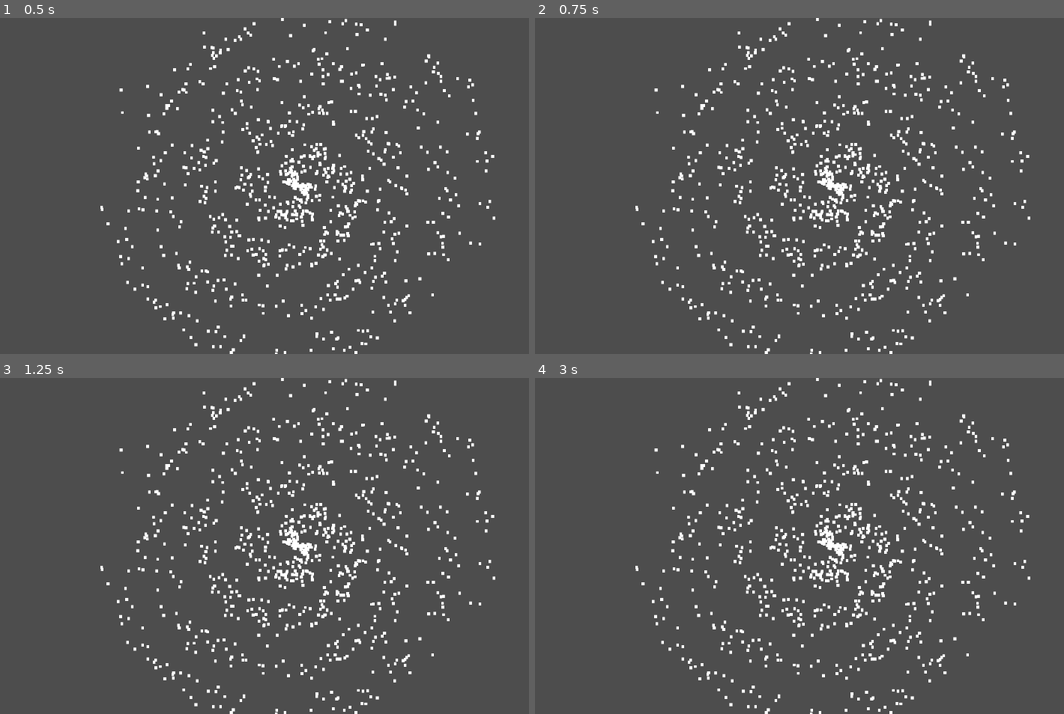
Above: before the commit, frames 1-4 (two rows, left to right).
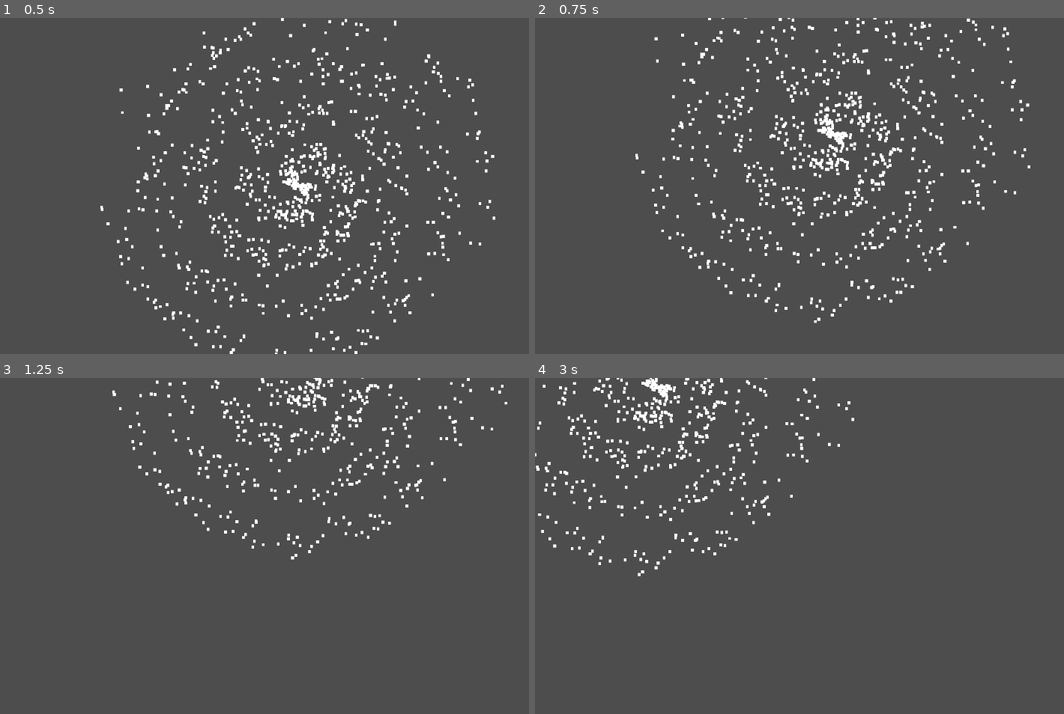
Above: after the commit, the same moments.

Repository: indifferenteye/hegswarm
Game: Godot game, scene res://scenes/galaxy.tscn
Same seed, same stepped clock (60 frames per second), same inputs: the game is played once before the commit and once after it.
Inputs (mouse positions are in pixels of both pictures, inside the frame that each line leads up to):
- Up to frame 1 (0.5 s): no input
- Up to frame 2 (0.75 s): tap Enter at 0.5 s; move the mouse to (963, 169) at 0.52 s; hold S (camera_move_down, bound only after the commit) from 0.53 s (still down); click (963, 169) at 0.67 s
- Up to frame 3 (1.25 s): keep holding S (camera_move_down, bound only after the commit); tap A (camera_move_left, bound only after the commit) at 0.8 s
- Up to frame 4 (3 s): move the mouse to (714, 562) at 1.27 s; release S (camera_move_down, bound only after the commit) at 1.28 s; tap A (camera_move_left, bound only after the commit) at 1.35 s; click (714, 562) at 1.42 s; tap D (camera_move_right, bound only after the commit) at 1.55 s; tap Space at 2 s; move the mouse to (894, 472) at 2.02 s; hold D (camera_move_right, bound only after the commit) 2.03-2.78 s; click (894, 472) at 2.17 s; tap W (camera_move_up, bound only after the commit) at 2.3, 2.85 s; move the mouse to (804, 613) at 2.77 s; click (804, 613) at 2.92 s

Frame 1 is identical in both runs. In frame 2, 8.2% of the frame differs, in the area x 18-94%, y 0-100%; in frame 3, 6.6%; in frame 4, 6.9%.

Commit message:
inspector changes

Diff:
--- a/project.godot
+++ b/project.godot
@@ -16,9 +16,52 @@
 config/icon="res://icon.svg"
 
 [input]
-camera_move_up={"deadzone":0.5,"events":[{"type":"key","keycode":87}]}
-camera_move_down={"deadzone":0.5,"events":[{"type":"key","keycode":83}]}
-camera_move_left={"deadzone":0.5,"events":[{"type":"key","keycode":65}]}
-camera_move_right={"deadzone":0.5,"events":[{"type":"key","keycode":68}]}
-camera_zoom_in={"deadzone":0.5,"events":[{"type":"key","keycode":81}]}
-camera_zoom_out={"deadzone":0.5,"events":[{"type":"key","keycode":69}]}
+
+camera_move_up={
+"deadzone": 0.5,
+"events": [{
+"keycode": 87,
+"type": "key"
+}, Object(InputEventKey,"resource_local_to_scene":false,"resource_name":"","device":-1,"window_id":0,"alt_pressed":false,"shift_pressed":false,"ctrl_pressed":false,"meta_pressed":false,"pressed":false,"keycode":0,"physical_keycode":87,"key_label":0,"unicode":119,"location":0,"echo":false,"script":null)
+]
+}
+camera_move_down={
+"deadzone": 0.5,
+"events": [{
+"keycode": 83,
+"type": "key"
+}, Object(InputEventKey,"resource_local_to_scene":false,"resource_name":"","device":-1,"window_id":0,"alt_pressed":false,"shift_pressed":false,"ctrl_pressed":false,"meta_pressed":false,"pressed":false,"keycode":0,"physical_keycode":83,"key_label":0,"unicode":115,"location":0,"echo":false,"script":null)
+]
+}
+camera_move_left={
+"deadzone": 0.5,
+"events": [{
+"keycode": 65,
+"type": "key"
+}, Object(InputEventKey,"resource_local_to_scene":false,"resource_name":"","device":-1,"window_id":0,"alt_pressed":false,"shift_pressed":false,"ctrl_pressed":false,"meta_pressed":false,"pressed":false,"keycode":0,"physical_keycode":65,"key_label":0,"unicode":97,"location":0,"echo":false,"script":null)
+]
+}
+camera_move_right={
+"deadzone": 0.5,
+"events": [{
+"keycode": 68,
+"type": "key"
+}, Object(InputEventKey,"resource_local_to_scene":false,"resource_name":"","device":-1,"window_id":0,"alt_pressed":false,"shift_pressed":false,"ctrl_pressed":false,"meta_pressed":false,"pressed":false,"keycode":0,"physical_keycode":68,"key_label":0,"unicode":100,"location":0,"echo":false,"script":null)
+]
+}
+camera_zoom_in={
+"deadzone": 0.5,
+"events": [{
+"keycode": 81,
+"type": "key"
+}, Object(InputEventMouseButton,"resource_local_to_scene":false,"resource_name":"","device":-1,"window_id":0,"alt_pressed":false,"shift_pressed":false,"ctrl_pressed":false,"meta_pressed":false,"button_mask":0,"position":Vector2(0, 0),"global_position":Vector2(0, 0),"factor":1.0,"button_index":4,"canceled":false,"pressed":false,"double_click":false,"script":null)
+]
+}
+camera_zoom_out={
+"deadzone": 0.5,
+"events": [{
+"keycode": 69,
+"type": "key"
+}, Object(InputEventMouseButton,"resource_local_to_scene":false,"resource_name":"","device":-1,"window_id":0,"alt_pressed":false,"shift_pressed":false,"ctrl_pressed":false,"meta_pressed":false,"button_mask":0,"position":Vector2(0, 0),"global_position":Vector2(0, 0),"factor":1.0,"button_index":5,"canceled":false,"pressed":false,"double_click":false,"script":null)
+]
+}
--- a/scenes/galaxy.tscn
+++ b/scenes/galaxy.tscn
@@ -16,5 +16,8 @@
 arm_spread = 0.625
 
 [node name="Camera2D" type="Camera2D" parent="."]
+zoom = Vector2(2.48, 2.48)
 script = ExtResource("3_invlcp")
-zoom = Vector2(2.48, 2.48)
+zoom_speed = 0.23
+max_zoom_in = 0.085
+max_zoom_out = 22.335
--- a/scripts/camera_controller.gd
+++ b/scripts/camera_controller.gd
@@ -10,26 +10,28 @@
 @export var max_zoom_out: float = 4.0
 
 func _process(delta: float) -> void:
-    var direction := Vector2.ZERO
-    if Input.is_action_pressed("camera_move_up"):
-        direction.y -= 1
-    if Input.is_action_pressed("camera_move_down"):
-        direction.y += 1
-    if Input.is_action_pressed("camera_move_left"):
-        direction.x -= 1
-    if Input.is_action_pressed("camera_move_right"):
-        direction.x += 1
-    if direction != Vector2.ZERO:
-        position += direction.normalized() * move_speed * delta
+	var direction := Vector2.ZERO
+	if Input.is_action_pressed("camera_move_up"):
+		direction.y -= 1
+	if Input.is_action_pressed("camera_move_down"):
+		direction.y += 1
+	if Input.is_action_pressed("camera_move_left"):
+		direction.x -= 1
+	if Input.is_action_pressed("camera_move_right"):
+		direction.x += 1
+	if direction != Vector2.ZERO:
+		position += direction.normalized() * move_speed * delta
 
-    var zoom_change := 0.0
-    if Input.is_action_pressed("camera_zoom_in"):
-        zoom_change -= zoom_speed * delta
-    if Input.is_action_pressed("camera_zoom_out"):
-        zoom_change += zoom_speed * delta
-    if zoom_change != 0.0:
-        _update_zoom(zoom_change)
+func _unhandled_input(event):
+	if event is InputEventMouseButton:
+		var zoom_change := 0.0
+		if event.button_index == MOUSE_BUTTON_WHEEL_UP:
+			zoom_change += zoom_speed
+		elif event.button_index == MOUSE_BUTTON_WHEEL_DOWN:
+			zoom_change -= zoom_speed
+		if zoom_change != 0.0:
+			_update_zoom(zoom_change)
 
 func _update_zoom(delta_z: float) -> void:
-    var new_zoom := clamp(zoom.x + delta_z, max_zoom_in, max_zoom_out)
-    zoom = Vector2(new_zoom, new_zoom)
+	var new_zoom:float = clamp(zoom.x + delta_z, max_zoom_in, max_zoom_out)
+	zoom = Vector2(new_zoom, new_zoom)
